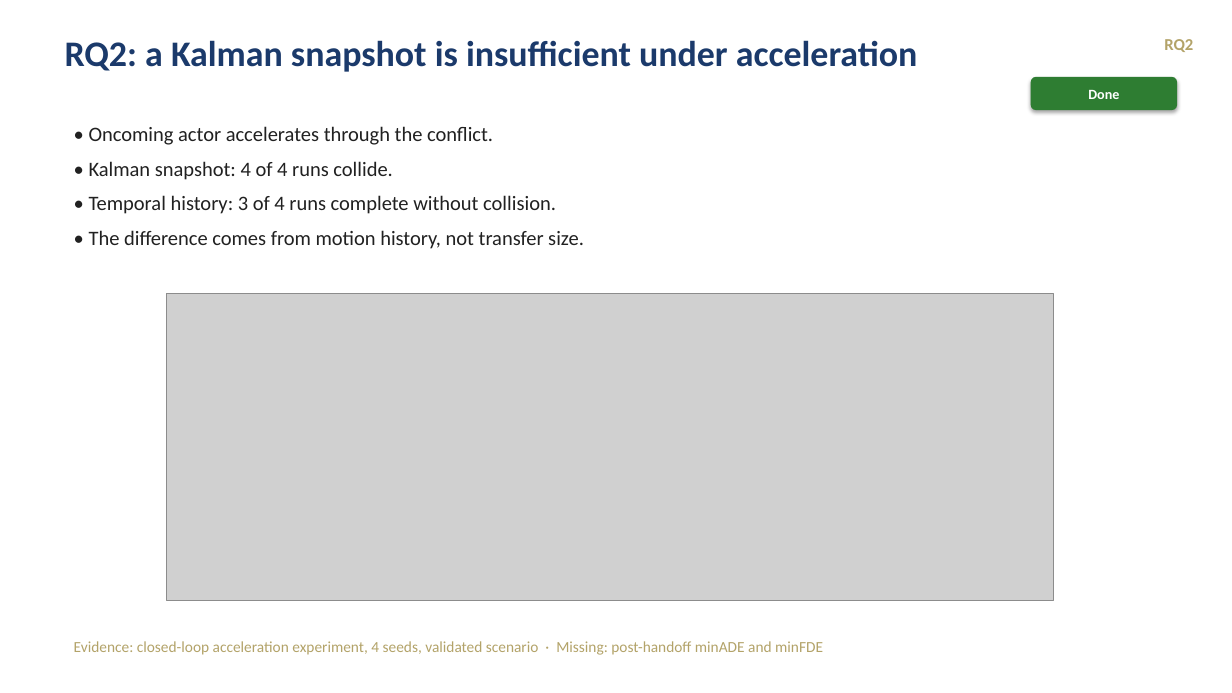
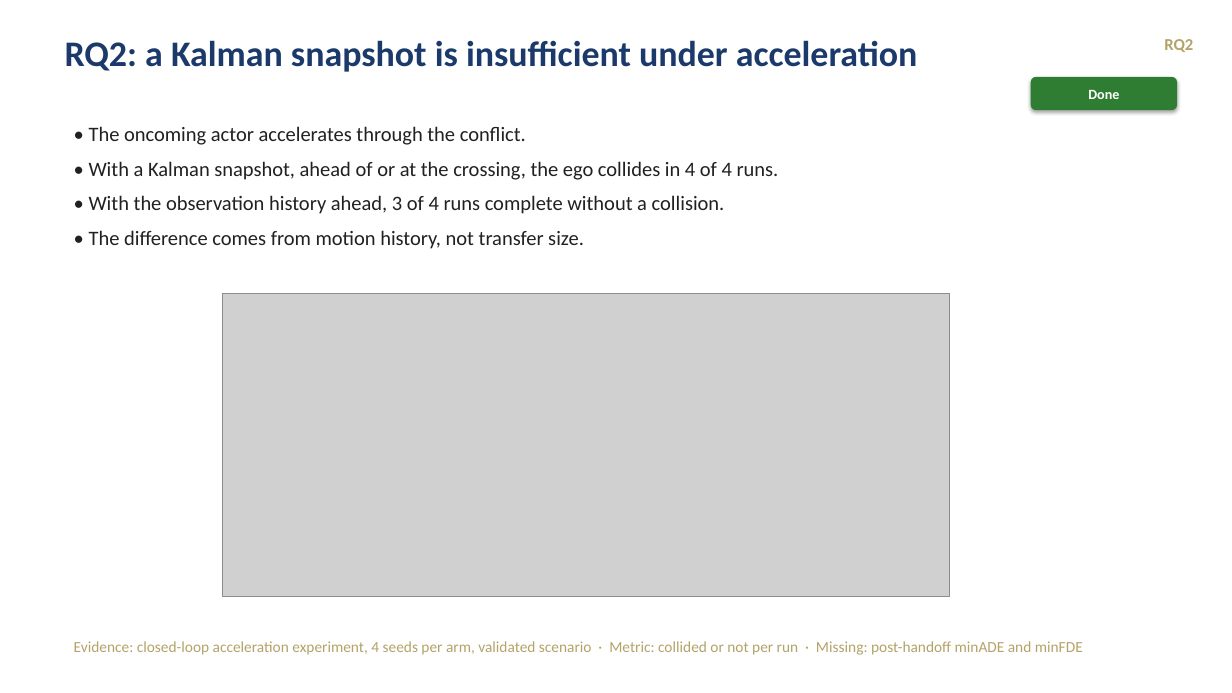
Before and after one commit to tlandle/eCAV, a slide deck: slide 8 of docs/kb/decks/khonsu_story_2026-09-04.pptx. Drawn at 1232x693 pixels with LibreOffice and Linux fonts; fonts in the diff are those of the drawing; grey boxes stand for pictures. Boxes give left, top, right and bottom in pixels: in the first picture for what was removed or moved away, otherwise in the second. Text is boxed around its words. In the diff, an @@ line names an element or a change of style, - is before the commit and + after.

Commit message:
KB deck baseline: v6 with illustrative figures

```diff
--- a/docs/kb/decks/khonsu_story_2026-09-04.pptx
+++ b/docs/kb/decks/khonsu_story_2026-09-04.pptx
@@ text at (89,126,779,214): text changed @@
-• Oncoming actor accelerates through the conflict.
-• Kalman snapshot: 4 of 4 runs collide.
-• Temporal history: 3 of 4 runs complete without collision.
+• The oncoming actor accelerates through the conflict.
+• With a Kalman snapshot, ahead of or at the crossing, the ego collides in 4 of 4 runs.
+• With the observation history ahead, 3 of 4 runs complete without a collision.
@@ picture: place and size @@
-picture at (166,293,1054,600)
+picture at (223,293,950,596)
@@ text at (74,641,1083,655): text changed @@
-Evidence: closed-loop acceleration experiment, 4 seeds, validated scenario · Missing: post-handoff minADE and minFDE
+Evidence: closed-loop acceleration experiment, 4 seeds per arm, validated scenario · Metric: collided or not per run · Missing: post-handoff minADE and minFDE
```
Also in this commit, not shown: 11 other slides changed, 8 slides added, 3 slides removed.
